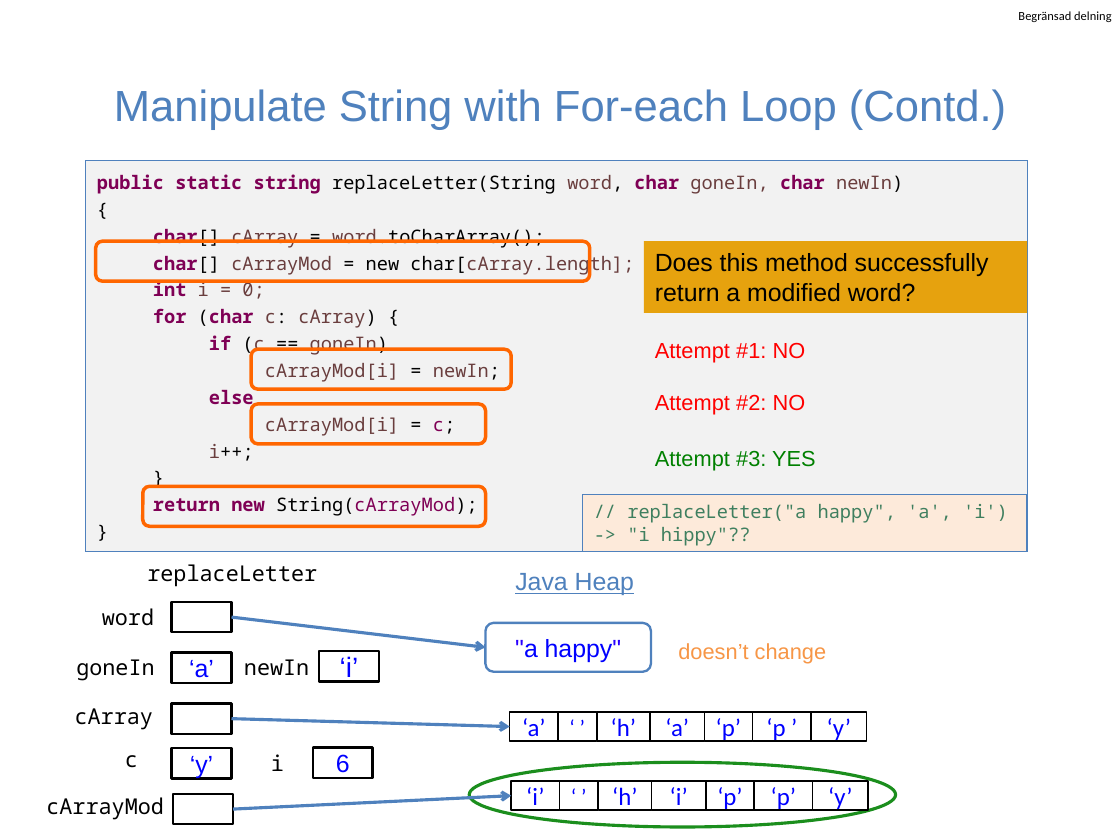
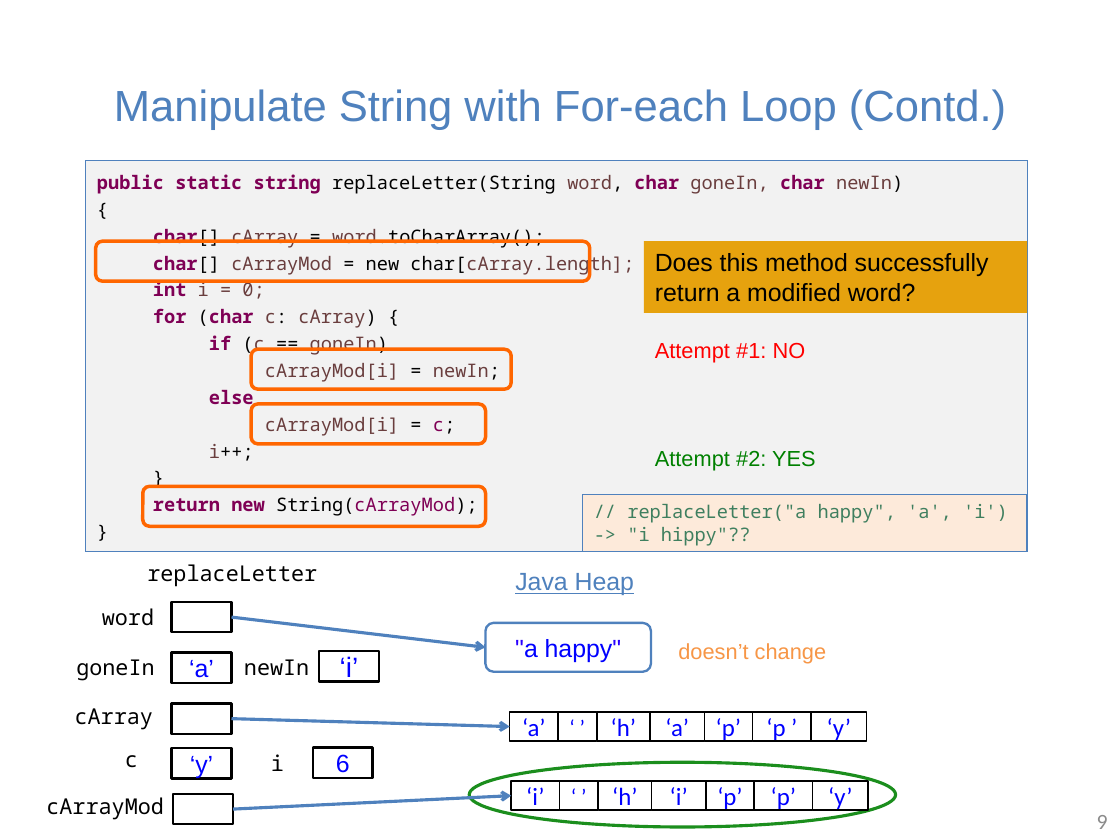
Before and after one commit to guhofstra/CSC111Fa25, a slide deck: slide 9 of PPTs/Lecture 4-string in java.pptx. Drawn at 1120x840 pixels with LibreOffice and Linux fonts; fonts in the diff are those of the drawing. Boxes give left, top, right and bottom in pixels: in the first picture for what was removed or moved away, otherwise in the second. Text is boxed around its words. In the diff, an @@ line names an element or a change of style, - is before the commit and + after.

```diff
--- a/PPTs/Lecture 4-string in java.pptx
+++ b/PPTs/Lecture 4-string in java.pptx
@@ text removed at [1018, 11, 1111, 22] @@
-Begränsad delning
@@ text removed at [655, 394, 806, 414] @@
-Attempt #2: NO
@@ text at [655, 450, 816, 471]: text changed @@
-Attempt #3: YES
+Attempt #2: YES
@@ page number added at [1097, 815, 1108, 829], 14 pt, text #8C8C8C @@
+9
```
Also in this commit, not shown: 15 other slides changed, 13 slides added, 3 slides removed, 32 other files.
